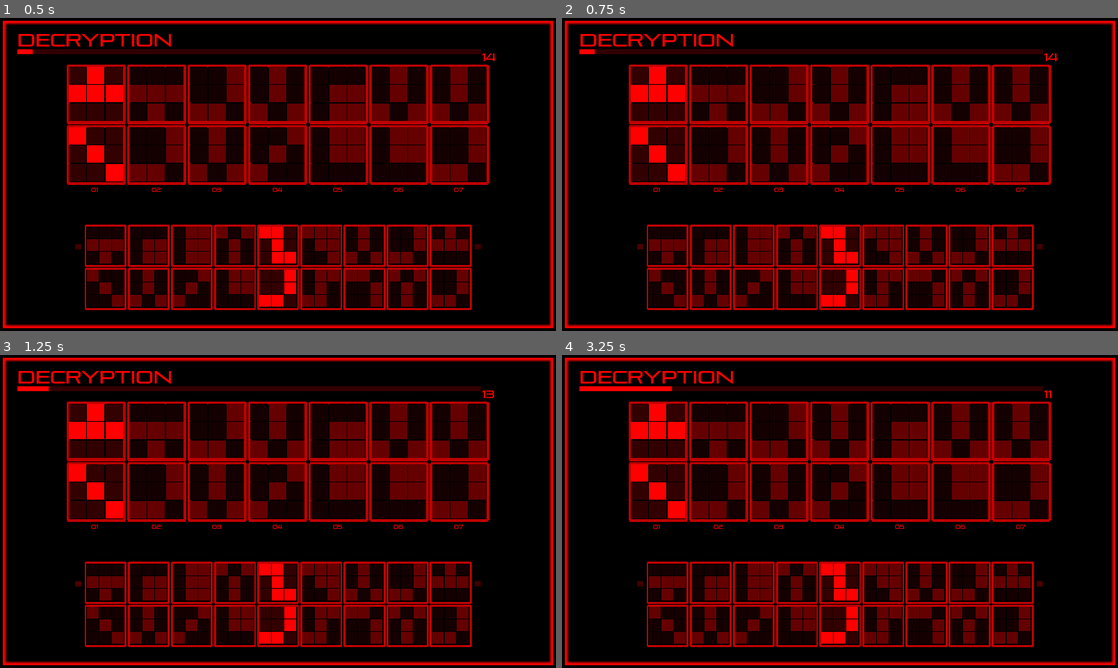
Above: before the commit, frames 1-4 (two rows, left to right).
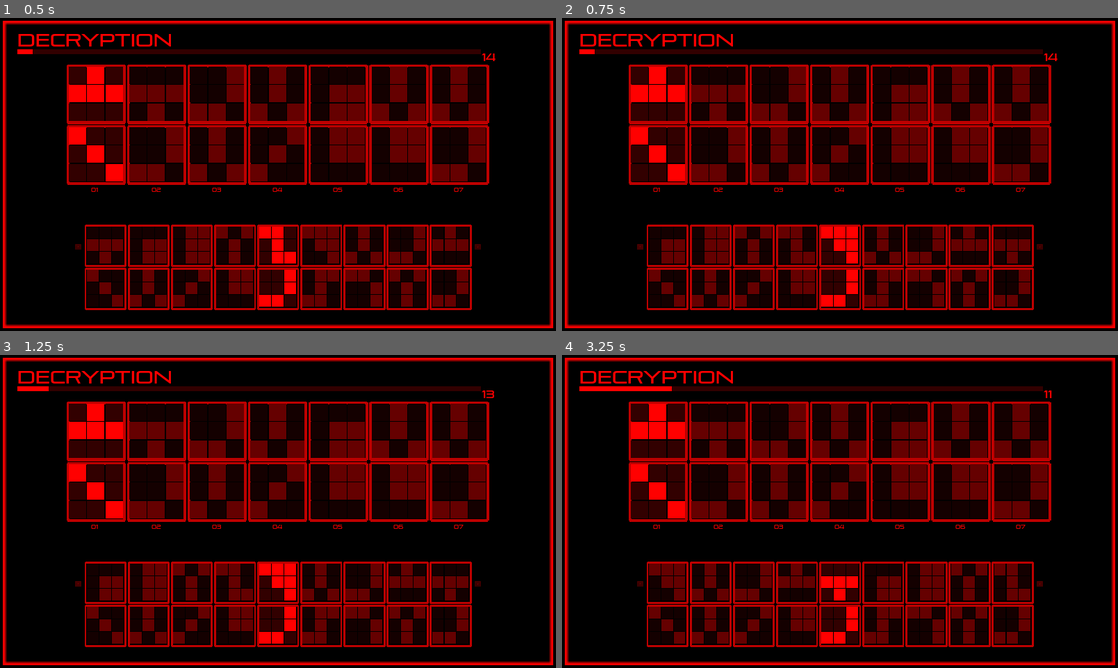
Above: after the commit, the same moments.

Repository: abarichello/gamine
Game: Godot game, scene res://scenes/Main.tscn
Same seed, same stepped clock (60 frames per second), same inputs: the game is played once before the commit and once after it.
Inputs:
- Up to frame 1 (0.5 s): no input
- Up to frame 2 (0.75 s): click "<" at 0.5 s
- Up to frame 3 (1.25 s): no input
- Up to frame 4 (3.25 s): click ">" at 1.25 s; tap Enter (ui_accept) at 2, 2.27, 2.75, 3.02 s; hold Right (ui_right) 2.03-2.78 s; hold Down (ui_down) from 2.78 s (still down)

Frame 1 is identical in both runs. In frame 2, 2.5% of the frame differs, in the area x 15-82%, y 66-79%; in frame 3, 2.5%; in frame 4, 3.3%, in the area x 15-85%, y 66-79%.

Commit message:
Implement SwitchButton
Invisible button for use in mobile play

Diff:
--- a/game/scenes/Game.tscn
+++ b/game/scenes/Game.tscn
@@ -489,7 +489,7 @@
 size_flags_horizontal = 4
 size_flags_vertical = 4
 alignment = 0
-_sections_unfolded = [ "Anchor", "Focus", "Grow Direction", "Hint", "Margin", "Material", "Mouse", "Pause", "Rect", "Size Flags", "Theme", "Visibility", "custom_constants" ]
+_sections_unfolded = [ "Anchor", "Focus", "Grow Direction", "Margin", "Material", "Mouse", "Pause", "Rect", "Size Flags", "Theme", "Visibility", "custom_constants" ]
 
 [node name="UpperSelect" type="HBoxContainer" parent="3/Answers" index="0"]
 
@@ -588,6 +588,29 @@
 size_flags_vertical = 3
 _sections_unfolded = [ "Size Flags" ]
 
+[node name="SwitchButton" type="TextureButton" parent="3" index="3"]
+
+anchor_left = 0.0
+anchor_top = 0.0
+anchor_right = 0.0
+anchor_bottom = 0.0
+margin_left = 291.0
+margin_top = 73.0
+margin_right = 1628.0
+margin_bottom = 367.0
+rect_pivot_offset = Vector2( 0, 0 )
+rect_clip_content = false
+focus_mode = 2
+mouse_filter = 0
+mouse_default_cursor_shape = 0
+size_flags_horizontal = 1
+size_flags_vertical = 1
+toggle_mode = false
+enabled_focus_mode = 2
+shortcut = null
+group = null
+_sections_unfolded = [ "Anchor", "Focus", "Grow Direction", "Hint", "Margin", "Material", "Mouse", "Pause", "Rect", "Size Flags", "Textures", "Theme", "Visibility", "custom_colors", "custom_constants", "custom_fonts", "custom_styles" ]
+
 [node name="Timeleft" type="Timer" parent="." index="4"]
 
 process_mode = 1
@@ -595,4 +618,10 @@
 one_shot = true
 autostart = true
 
+[connection signal="pressed" from="3/LeftPanel/LeftButton" to="." method="_on_LeftButton_pressed"]
+
+[connection signal="pressed" from="3/RightPanel/RightButton" to="." method="_on_RightButton_pressed"]
+
+[connection signal="pressed" from="3/SwitchButton" to="." method="_on_SwitchButton_pressed"]
+
 [connection signal="timeout" from="Timeleft" to="." method="_on_Timeleft_timeout"]
--- a/game/scripts/Data.gd
+++ b/game/scripts/Data.gd
@@ -84,13 +84,13 @@
     self.level_clock_queue.sort()
     var score = self.level_clock_queue[0]
     var body = {"game": "gamine", "type": "level", "nickname": "Barichello", "score": score}
-    get_node("/root/Main/Network").post("/leaderboard", body)
+    get_node(global.NETWORK).post("/leaderboard", body)
 
 func send_round_clock():
     $RoundTimer.stop()
     var score = self.round_clock
     var body = {"game": "gamine", "type": "round", "nickname": "Barichello", "score": score}
-    get_node("/root/Main/Network").post("/leaderboard", body)
+    get_node(global.NETWORK).post("/leaderboard", body)
 
 # -- Signals --
 
--- a/game/scripts/GLOBALS.gd
+++ b/game/scripts/GLOBALS.gd
@@ -31,3 +31,4 @@
 const LOWER_ROW = "/root/Main/Game/2/Enigmas/LowerRow"
 const UPPER_SELECT = "/root/Main/Game/3/Answers/UpperSelect"
 const LOWER_SELECT = "/root/Main/Game/3/Answers/LowerSelect"
+const NETWORK = "/root/Main/Network"
--- a/game/scripts/Game.gd
+++ b/game/scripts/Game.gd
@@ -1,6 +1,8 @@
 extends Control
 
 onready var global = get_node("/root/Main/GLOBALS")
+onready var Upper = get_node(global.UPPER_SELECT)
+onready var Lower = get_node(global.LOWER_SELECT)
 export (PackedScene) var LevelNumber
 
 func _ready():
@@ -15,35 +17,40 @@
 
 func _input(event):
     if not $Data.dead and not $Data.finished:
-        var Upper = get_node(global.UPPER_SELECT)
-        var Lower = get_node(global.LOWER_SELECT)
-
         if event.is_action_pressed("ui_left"):
-            if $Data.selecting_upper:
-                shift_left(Upper)
-                highlight_select_on_shift(Upper)
-            else:
-                shift_left(Lower)
-                highlight_select_on_shift(Lower)
-
+            left()
         if event.is_action_pressed("ui_right"):
-            if $Data.selecting_upper:
-                shift_right(Upper)
-                highlight_select_on_shift(Upper)
-            else:
-                shift_right(Lower)
-                highlight_select_on_shift(Lower)
-
+            right()
         if event.is_action_pressed("ui_up"):
-            $Data.selecting_upper = true
-            swap_filler_with_button()
-
+            up()
         if event.is_action_pressed("ui_down"):
-            $Data.selecting_upper = false
-            swap_filler_with_button()
-
+            down()
         if event.is_action_pressed("ui_accept"):
             check_selection()
+
+func left():
+    if $Data.selecting_upper:
+        shift_left(Upper)
+        highlight_select_on_shift(Upper)
+    else:
+        shift_left(Lower)
+        highlight_select_on_shift(Lower)
+
+func right():
+    if $Data.selecting_upper:
+        shift_right(Upper)
+        highlight_select_on_shift(Upper)
+    else:
+        shift_right(Lower)
+        highlight_select_on_shift(Lower)
+
+func up():
+    $Data.selecting_upper = true
+    swap_filler_with_button()
+
+func down():
+    $Data.selecting_upper = false
+    swap_filler_with_button()
 
 func shift_left(node):
     node.move_child(node.get_child(0), node.get_child_count() - 1)
@@ -111,3 +118,15 @@
 func _on_Timeleft_timeout():
     $Data.dead = true
     # self.queue_free()
+
+func _on_LeftButton_pressed():
+    left()
+
+func _on_RightButton_pressed():
+    right()
+
+func _on_SwitchButton_pressed():
+    if $Data.selecting_upper == true:
+        down()
+    else:
+        up()
